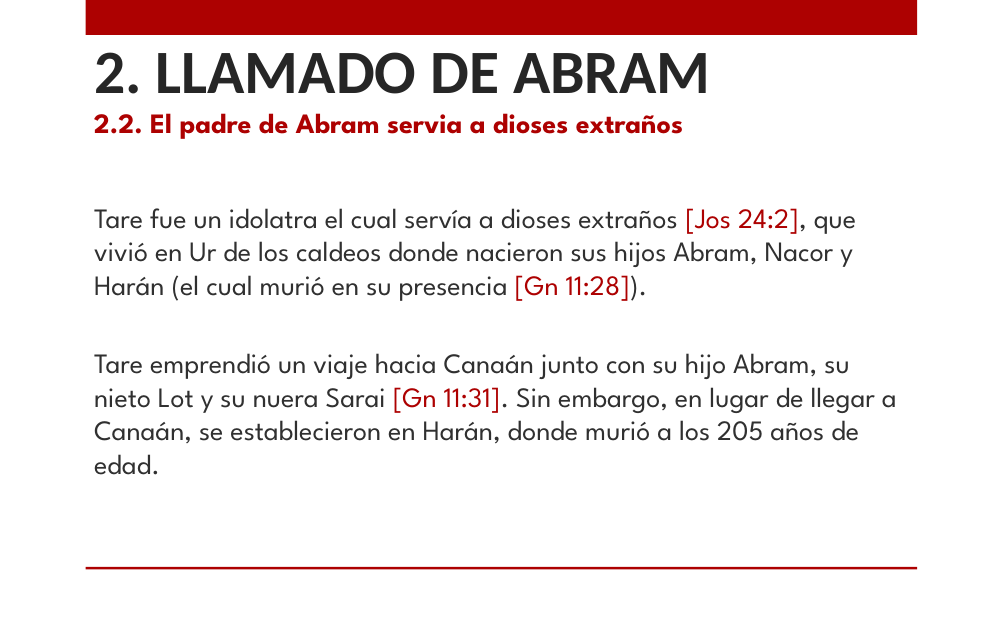
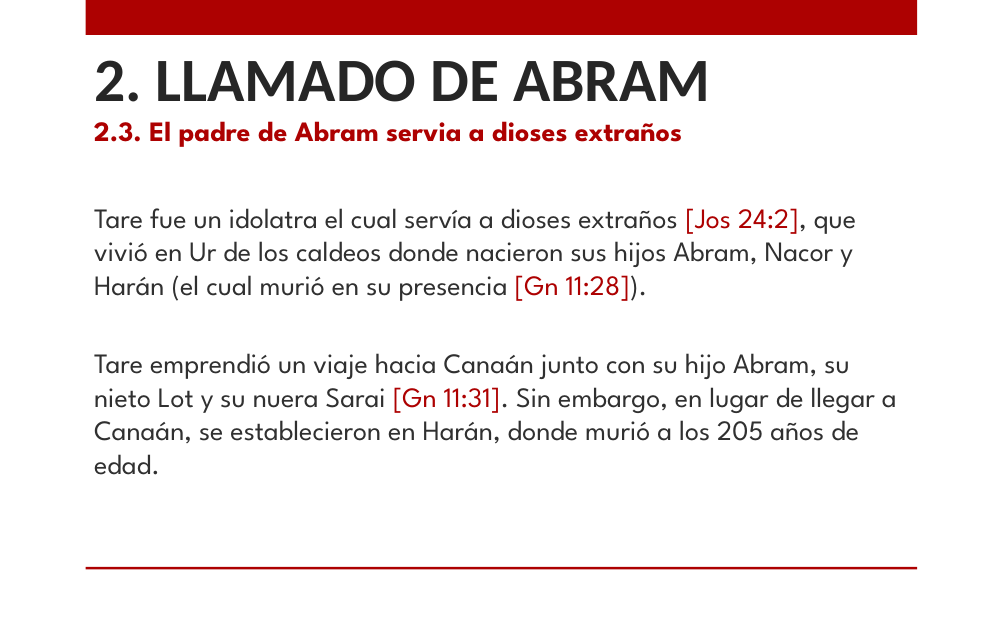
Before and after one commit to CreyTuning/documents, a slide deck: slide 6 of slideshow/Estudios Biblicos/3.-Genesis_1.pptx (slide 5 before the commit). Drawn at 1008x630 pixels with LibreOffice and Linux fonts; fonts in the diff are those of the drawing; background and template pictures are left out. Boxes give left, top, right and bottom in pixels: in the first picture for what was removed or moved away, otherwise in the second. Text is boxed around its words. In the diff, an @@ line names an element or a change of style, - is before the commit and + after.

```diff
--- a/slideshow/Estudios Biblicos/3.-Genesis_1.pptx
+++ b/slideshow/Estudios Biblicos/3.-Genesis_1.pptx
@@ title "2. LLAMADO DE ABRAM": place and size @@
-title "2. LLAMADO DE ABRAM" at [94, 52, 711, 94]
+title "2. LLAMADO DE ABRAM" at [94, 60, 711, 102]
@@ text at [94, 121, 682, 147]: text changed @@
-2.2. El padre de Abram servia a dioses extraños
+2.3. El padre de Abram servia a dioses extraños
```
Also in this commit, not shown: 12 other slides changed.
